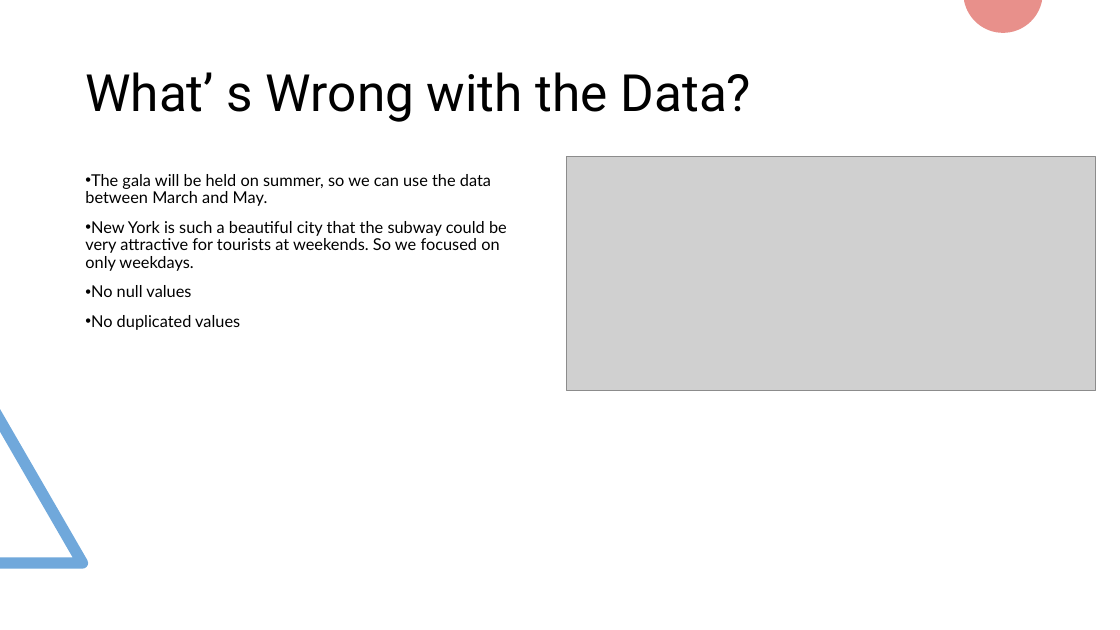
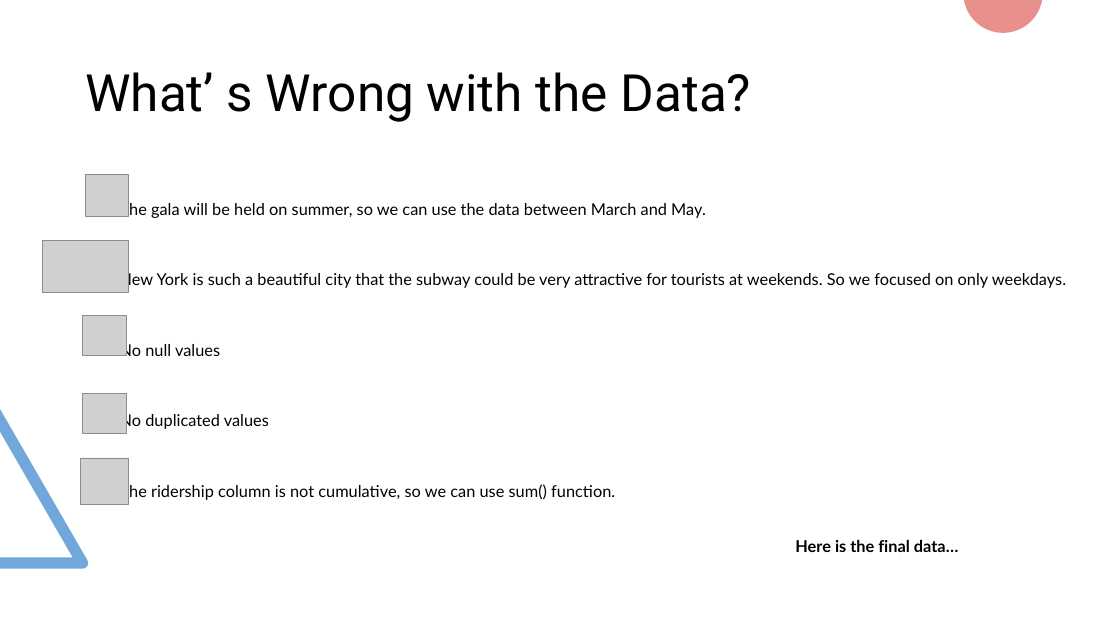
Before and after one commit to baharturgutinan/istdsa_bahar, a slide deck: slide 4 of WTWY Street Teams_2.pptx. Drawn at 1120x630 pixels with LibreOffice and Linux fonts; fonts in the diff are those of the drawing; grey boxes stand for pictures. Boxes give left, top, right and bottom in pixels: in the first picture for what was removed or moved away, otherwise in the second. Text is boxed around its words. In the diff, an @@ line names an element or a change of style, - is before the commit and + after.

```diff
--- a/WTWY Street Teams_2.pptx
+++ b/WTWY Street Teams_2.pptx
@@ picture added at bbox=[86, 175, 129, 217] @@
@@ text "The gala will be held ...": place and size @@
-text "The gala will be held ..." at bbox=[85, 174, 507, 330]
+text "The gala will be held ..." at bbox=[120, 201, 1066, 501]
@@ picture removed at bbox=[566, 156, 1096, 391] @@
@@ text at bbox=[120, 201, 1066, 430]: alignment left to justified; line spacing 0.9 to 3 @@
@@ picture added at bbox=[43, 240, 129, 292] @@
@@ picture added at bbox=[82, 316, 126, 356] @@
@@ picture added at bbox=[82, 393, 126, 434] @@
@@ picture added at bbox=[81, 458, 128, 504] @@
@@ text at bbox=[120, 483, 615, 501]: paragraph added @@
+• The ridership column is not cumulative, so we can use sum() function.
@@ text added at bbox=[795, 540, 958, 552], 14 pt, text #000000, bold @@
+Here is the final data…
```
Also in this commit, not shown: 1 other slide changed, 6 slides added.
